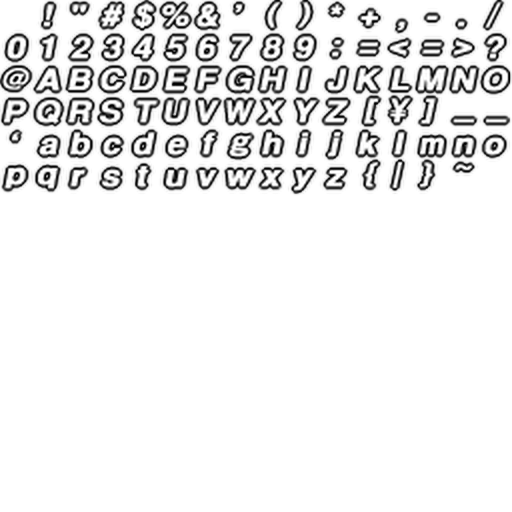
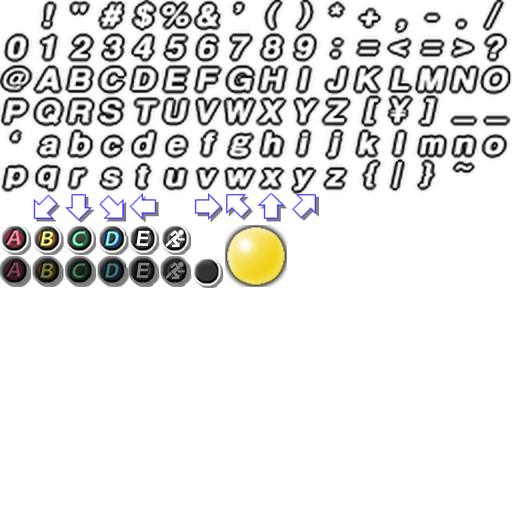
Layers edited between the first and the second 512×512 image:
painted on "DBGFNT02.png" over bbox(0, 193, 256, 256)
added group "new buttons" with 22 layers in group "Group 6" over bbox(64, 193, 256, 288)
added group "dash" with 5 layers in group "new buttons" over bbox(64, 193, 256, 288)
added layer "blank button Merged" in group "new buttons" over bbox(128, 193, 256, 288)
added group "line" (1st of 2, in "Group 6") with 13 layers in group "Group 6" over bbox(128, 193, 319, 288)
added group "line" (2nd of 2, in "Group 6" › "line") with 4 layers in group "line" over bbox(256, 193, 319, 287)
added layer "Paint Layer 28" in group "line" over bbox(256, 193, 319, 287)
added group "joystick3" with 1 layers in group "Group 6" over bbox(192, 193, 319, 288)
added layer "Paint Layer 26 (pasted)" (2nd of 3, in "Group 6" › "joystick3") in group "joystick3" over bbox(192, 193, 319, 288)
added group "button hit" with 2 layers in group "Group 6" over bbox(0, 193, 192, 287)
added layer "Paint Layer 8 (pasted)" in group "button hit" over bbox(0, 193, 192, 287)
added layer "Copy of monitor.pngbackup Merged" in group "Group 6" over bbox(0, 193, 319, 256)
